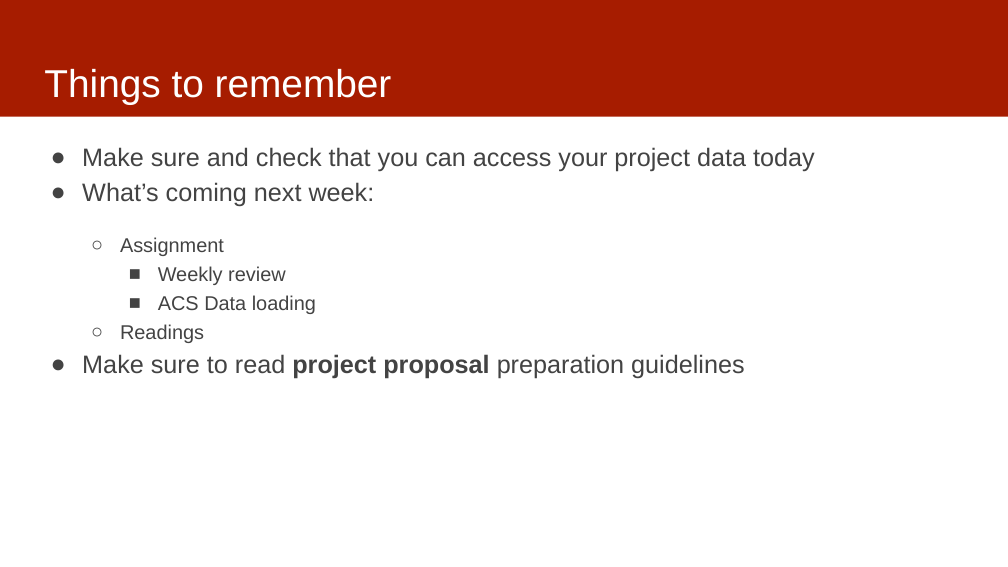
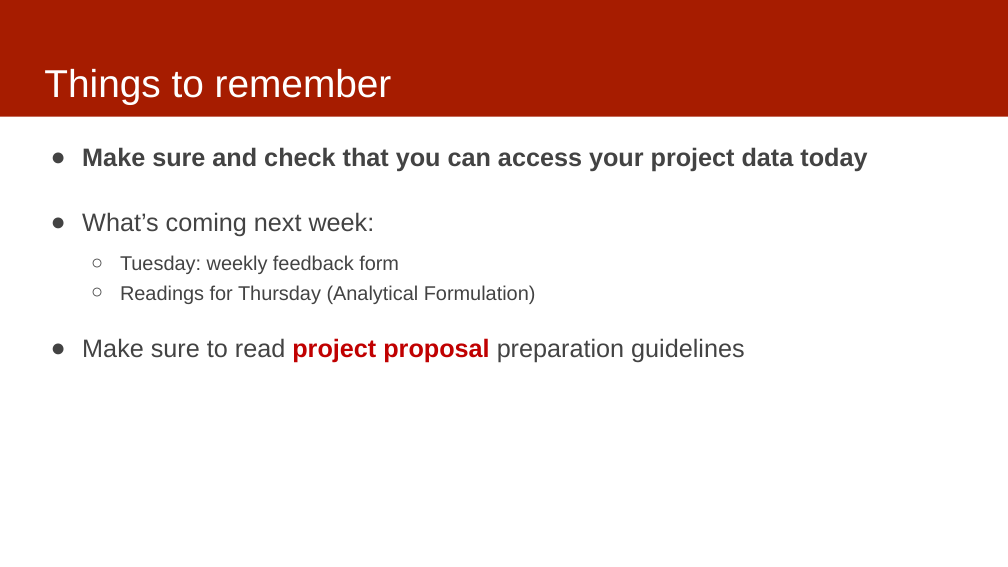
Before and after one commit to dssg/mlforpublicpolicylab, a slide deck: slide 22 of 02 - Case Studies and Acquiring Data/data.pptx (slide 18 before the commit). Drawn at 1008x567 pixels with LibreOffice and Linux fonts; fonts in the diff are those of the drawing. Boxes give left, top, right and bottom in pixels: in the first picture for what was removed or moved away, otherwise in the second. Text is boxed around its words. In the diff, an @@ line names an element or a change of style, - is before the commit and + after.

Commit message:
data slides updates

```diff
--- a/02 - Case Studies and Acquiring Data/data.pptx
+++ b/02 - Case Studies and Acquiring Data/data.pptx
@@ text at [82, 147, 867, 363]: bold on in "Make sure and check that you can ..."; text colour #434343 to #C00000 in "project proposal" @@
@@ text at [120, 255, 536, 304]: text changed @@
-  ○ Assignment
-    ■ Weekly review
-    ■ ACS Data loading
-  ○ Readings
+  ○ Tuesday: weekly feedback form
+  ○ Readings for Thursday (Analytical Formulation)
```
Also in this commit, not shown: 1 other slide changed, 5 slides added, 1 slide removed.
